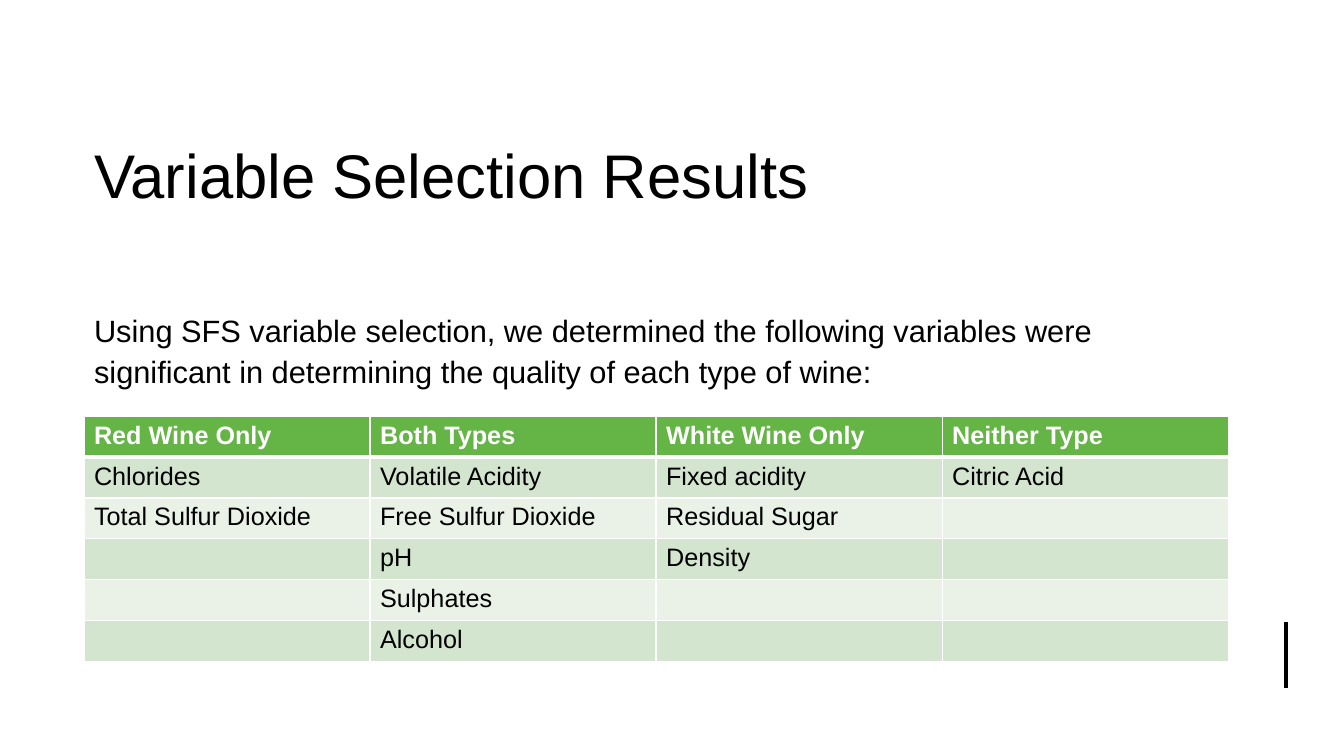
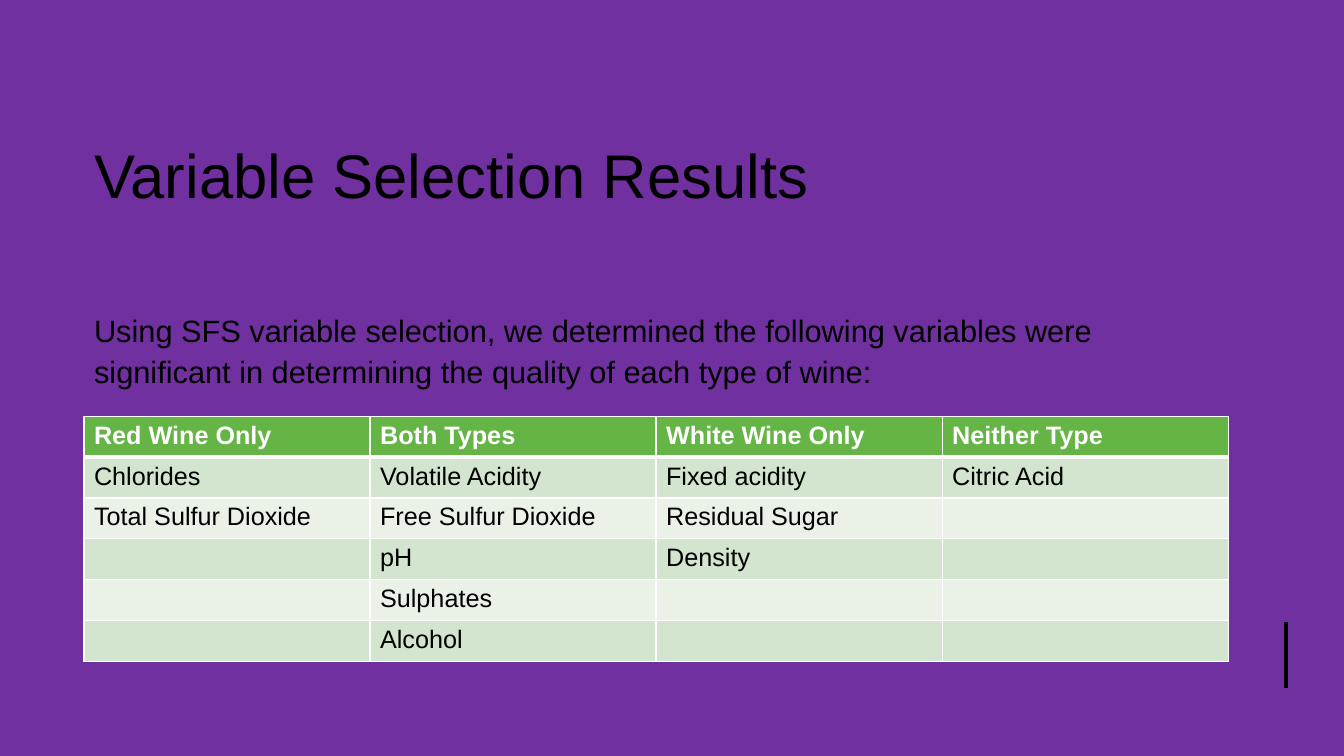
Before and after one commit to Mystaex/CSE4334-Project-Wine, a slide deck: slide 6 of wine_presentation.pptx. Drawn at 1344x756 pixels with LibreOffice and Linux fonts; fonts in the diff are those of the drawing. Boxes give left, top, right and bottom in pixels: in the first picture for what was removed or moved away, otherwise in the second. Text is boxed around its words. In the diff, an @@ line names an element or a change of style, - is before the commit and + after.

```diff
--- a/wine_presentation.pptx
+++ b/wine_presentation.pptx
@@ background #FFFFFF to #7030A0 @@
@@ rectangle at box(0, 0, 1344, 756): fill #FFFFFF to #7030A0 @@
@@ rectangle at box(0, 0, 1344, 280): fill #FFFFFF to #7030A0 @@
```
Also in this commit, not shown: 8 other slides changed, 2 slides added, 1 slide removed, 5 other files.
